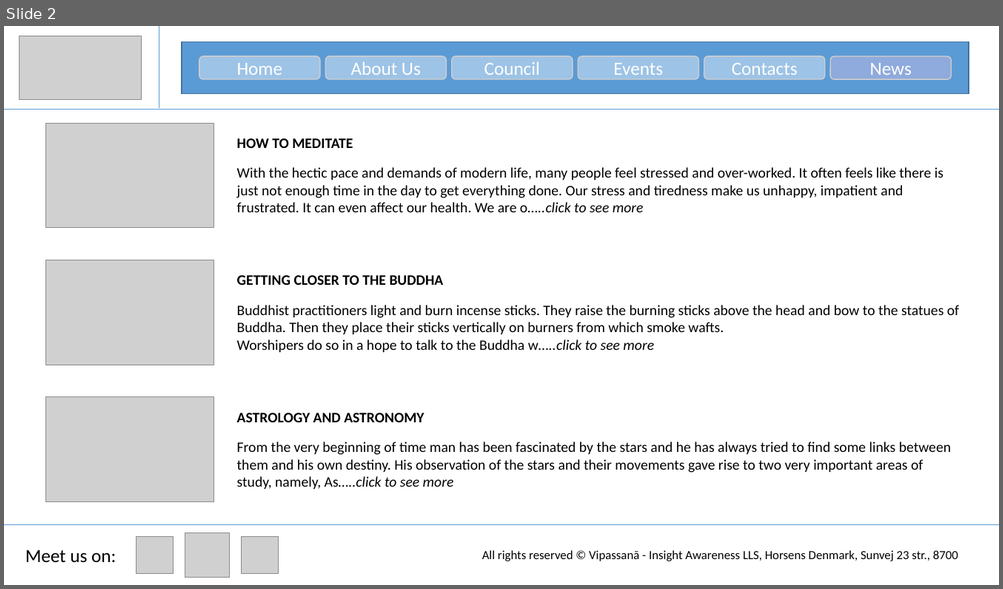
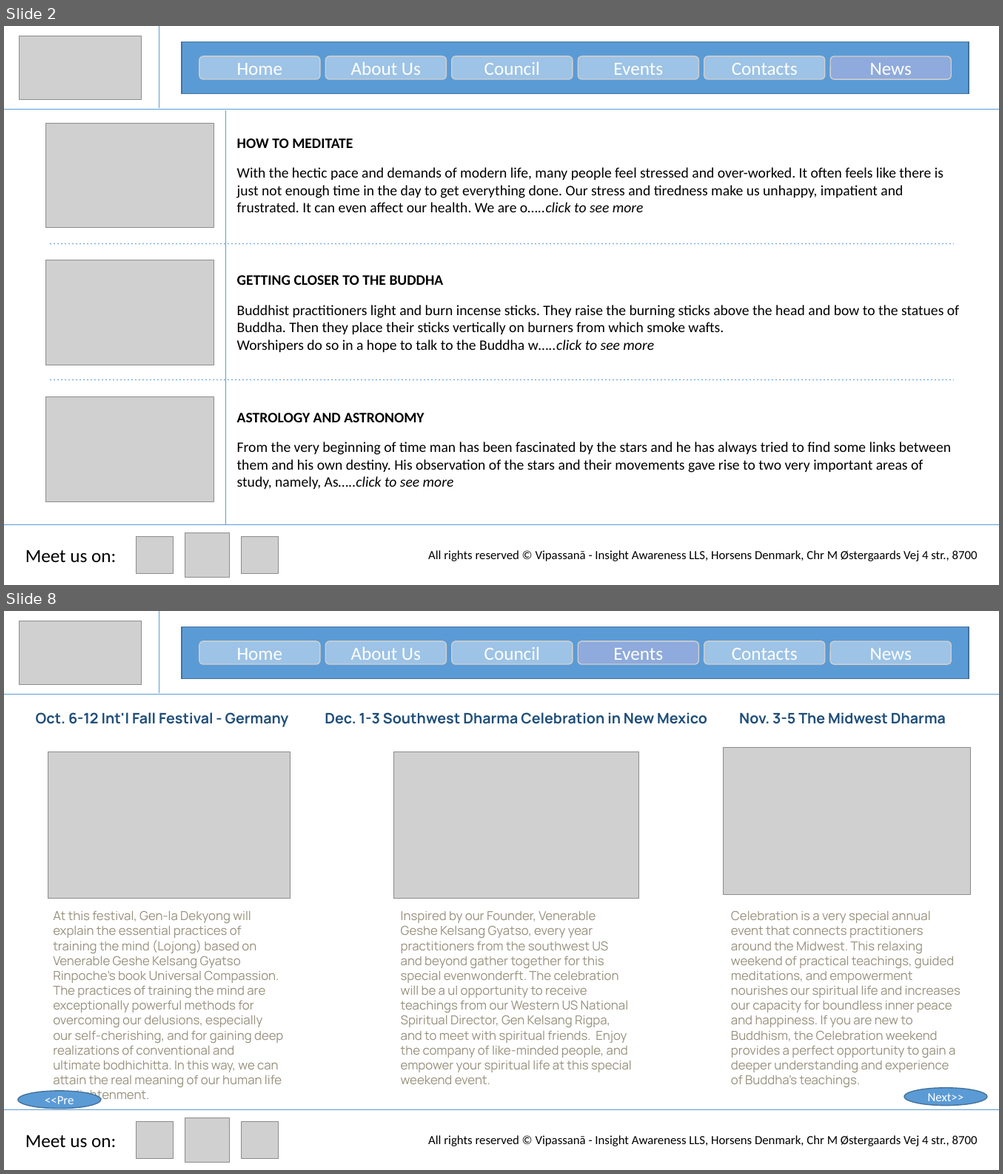
Before and after one commit to zeintaha/RWD, a slide deck: Temporary/Webpge.pptx. Shown one above the other, each under a label of ours: slide 2 before the commit, slides 2 and 8 after it; the slides between them are not shown. The pictures are 1003x589 and 1003x1174 pixels, drawn with LibreOffice and Linux fonts; fonts in the diff are those of the drawing; grey boxes stand for pictures. Boxes give left, top, right and bottom in pixels: in the first picture for what was removed or moved away, otherwise in the second. Text is boxed around its words. In the diff, an @@ line names an element or a change of style, - is before the commit and + after.

```diff
--- a/Temporary/Webpge.pptx
+++ b/Temporary/Webpge.pptx
@@ slide 8 added at <box>4,611,999,1170</box>, background #FFFFFF @@
@@ picture added at <box>19,621,142,685</box> @@
@@ line added from (159, 611) to (159, 693), #5B9BD5 0.5 pt @@
@@ rectangle added at <box>182,627,968,679</box>, fill #5B9BD5, outline #43739E 1 pt @@
@@ rounded rectangle added at <box>199,641,320,665</box>, fill #9DC3E6, outline #D0CECE 1 pt, 18 pt, text #FFFFFF @@
+Home
@@ rounded rectangle added at <box>326,641,447,665</box>, fill #9DC3E6, outline #D0CECE 1 pt, 18 pt, text #FFFFFF @@
+About Us
@@ rounded rectangle added at <box>452,641,572,665</box>, fill #9DC3E6, outline #D0CECE 1 pt, 18 pt, text #FFFFFF @@
+Council
@@ rounded rectangle added at <box>578,641,699,665</box>, fill #8FAADC, outline #D0CECE 1 pt, 18 pt, text #FFFFFF @@
+Events
@@ rounded rectangle added at <box>704,641,825,665</box>, fill #9DC3E6, outline #D0CECE 1 pt, 18 pt, text #FFFFFF @@
+Contacts
@@ rounded rectangle added at <box>830,641,950,665</box>, fill #9DC3E6, outline #D0CECE 1 pt, 18 pt, text #FFFFFF @@
+News
@@ line added from (4, 695) to (999, 695), #5B9BD5 0.5 pt @@
@@ text added at <box>36,712,289,727</box>, 14 pt, text #1F4E79, bold @@
+Oct. 6-12 Int'l Fall Festival - Germany
@@ text added at <box>324,712,707,724</box>, 14 pt, text #1F4E79, bold @@
+Dec. 1-3 Southwest Dharma Celebration in New Mexico
@@ text added at <box>739,712,945,724</box>, 14 pt, text #1F4E79, bold @@
+Nov. 3-5 The Midwest Dharma
@@ picture added at <box>48,752,290,899</box> @@
@@ picture added at <box>393,752,639,899</box> @@
@@ picture added at <box>723,748,970,894</box> @@
@@ text added at <box>53,911,283,1088</box>, 12 pt, text #97917D @@
+At this festival, Gen-la Dekyong will explain the essential practices of training the mind (Lojong) based on Venerable Geshe Kelsang Gyatso Rinpoche’s book Universal Compassion. The practices of training the mind are exceptionally powerful methods for overcoming our delusions, especially our self-cherishing, and for gaining deep realizations of conventional and ultimate bodhichitta. In this way, we can attain the real meaning of our human life – enlightenment.
@@ text added at <box>401,911,632,1085</box>, 12 pt, text #97917D @@
+Inspired by our Founder, Venerable Geshe Kelsang Gyatso, every year practitioners from the southwest US and beyond gather together for this special evenwonderft. The celebration will be a ul opportunity to receive teachings from our Western US National Spiritual Director, Gen Kelsang Rigpa, and to meet with spiritual friends. Enjoy the company of like-minded people, and empower your spiritual life at this special weekend event.
@@ text added at <box>731,911,960,1088</box>, 12 pt, text #97917D @@
+Celebration is a very special annual event that connects practitioners around the Midwest. This relaxing weekend of practical teachings, guided meditations, and empowerment nourishes our spiritual life and increases our capacity for boundless inner peace and happiness. If you are new to Buddhism, the Celebration weekend provides a perfect opportunity to gain a deeper understanding and experience of Buddha’s teachings.
@@ ellipse added at <box>18,1091,101,1110</box>, fill #5B9BD5, outline #43739E 1 pt, 12 pt, text #FFFFFF @@
+<<Pre
@@ ellipse added at <box>904,1088,987,1106</box>, fill #5B9BD5, outline #43739E 1 pt, 12 pt, text #FFFFFF @@
+Next>>
@@ line added from (4, 1111) to (999, 1111), #5B9BD5 0.5 pt @@
@@ picture added at <box>185,1119,229,1163</box> @@
@@ text added at <box>25,1135,116,1148</box>, 18 pt, text #000000 @@
+Meet us on:
@@ picture added at <box>136,1122,173,1159</box> @@
@@ picture added at <box>242,1122,279,1159</box> @@
@@ text added at <box>428,1136,977,1147</box>, 12 pt, text #000000 @@
+All rights reserved © Vipassanā - Insight Awareness LLS, Horsens Denmark, Chr M Østergaards Vej 4 str., 8700
@@ slide 2 changed as well @@
@@ line added from (225, 111) to (225, 526), #5B9BD5 0.5 pt @@
@@ line added from (50, 244) to (954, 244), #5B9BD5 0.5 pt dashed @@
@@ line added from (50, 380) to (954, 380), #5B9BD5 0.5 pt dashed @@
@@ text at <box>428,551,977,562</box>: text changed @@
-All rights reserved © Vipassanā - Insight Awareness LLS, Horsens Denmark, Sunvej 23 str., 8700
+All rights reserved © Vipassanā - Insight Awareness LLS, Horsens Denmark, Chr M Østergaards Vej 4 str., 8700
```
Also in this commit, not shown: 1 other slide changed, 5 other slides added, 1 other file.
